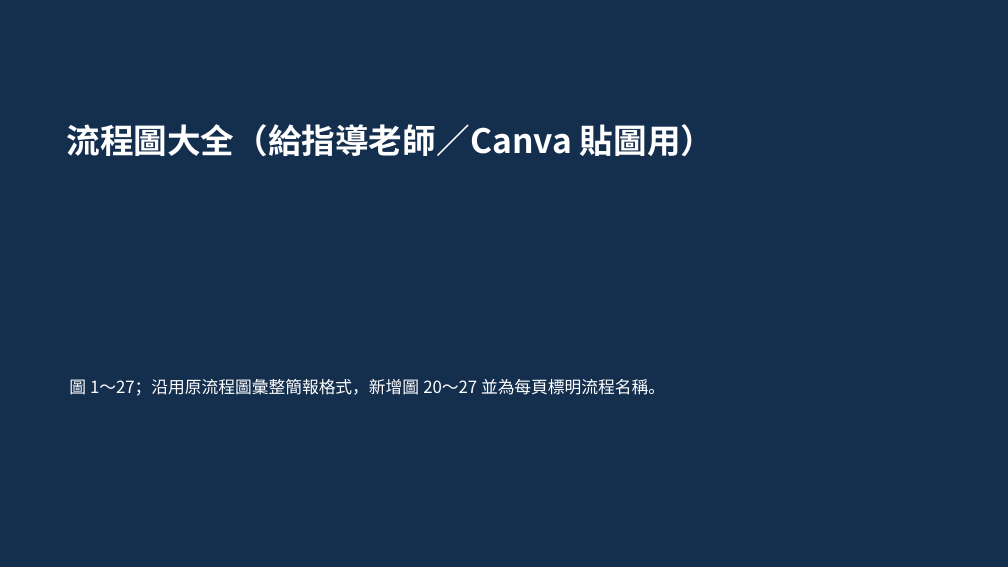
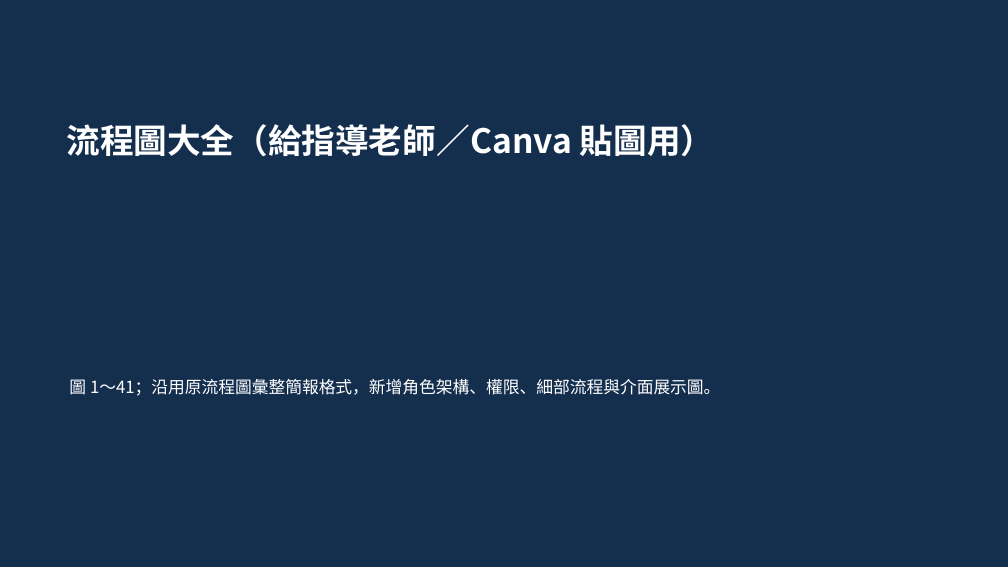
Before and after one commit to vujhdcusa/1028, a slide deck: slide 1 of docs/08_簡報/AI_流程圖大全_給指導老師_2026-10-10.pptx. Drawn at 1008x567 pixels with LibreOffice and Linux fonts; fonts in the diff are those of the drawing. Boxes give left, top, right and bottom in pixels: in the first picture for what was removed or moved away, otherwise in the second. Text is boxed around its words. In the diff, an @@ line names an element or a change of style, - is before the commit and + after.

Commit message:
依既有資源補強角色權限流程與展示圖

```diff
--- a/docs/08_簡報/AI_流程圖大全_給指導老師_2026-10-10.pptx
+++ b/docs/08_簡報/AI_流程圖大全_給指導老師_2026-10-10.pptx
@@ text at (69,376,721,398): text changed @@
-圖 1～27；沿用原流程圖彙整簡報格式，新增圖 20～27 並為每頁標明流程名稱。
+圖 1～41；沿用原流程圖彙整簡報格式，新增角色架構、權限、細部流程與介面展示圖。
```
Also in this commit, not shown: 14 slides added, 19 other files.
